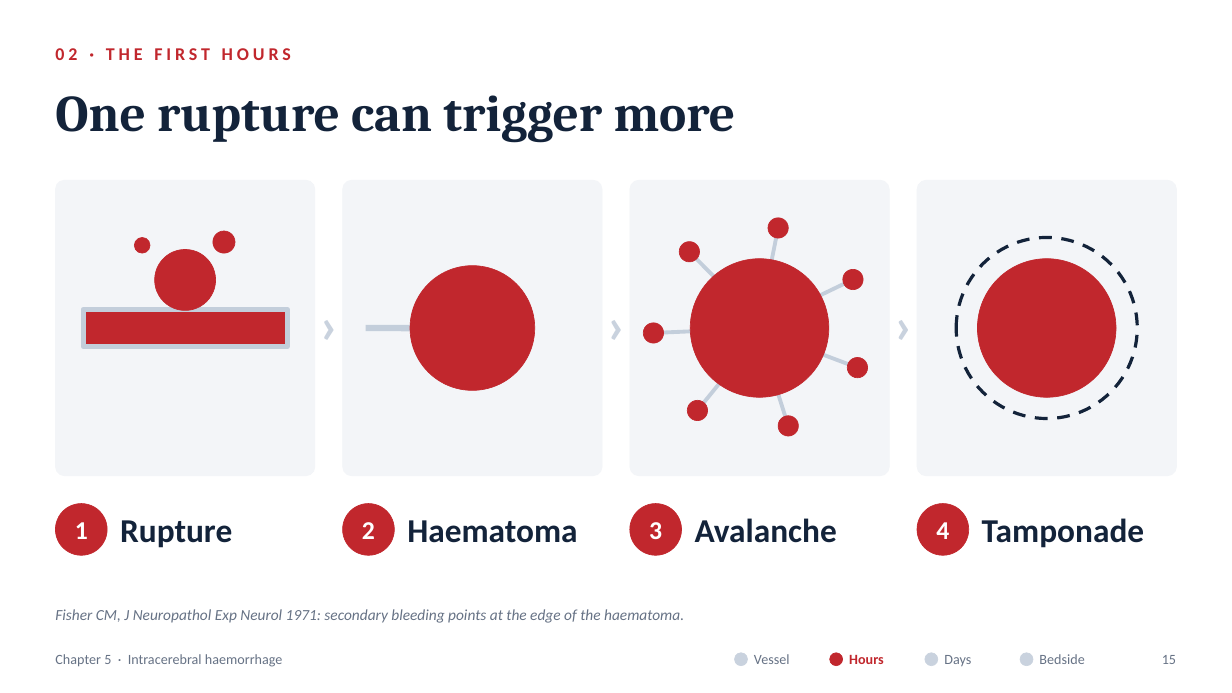
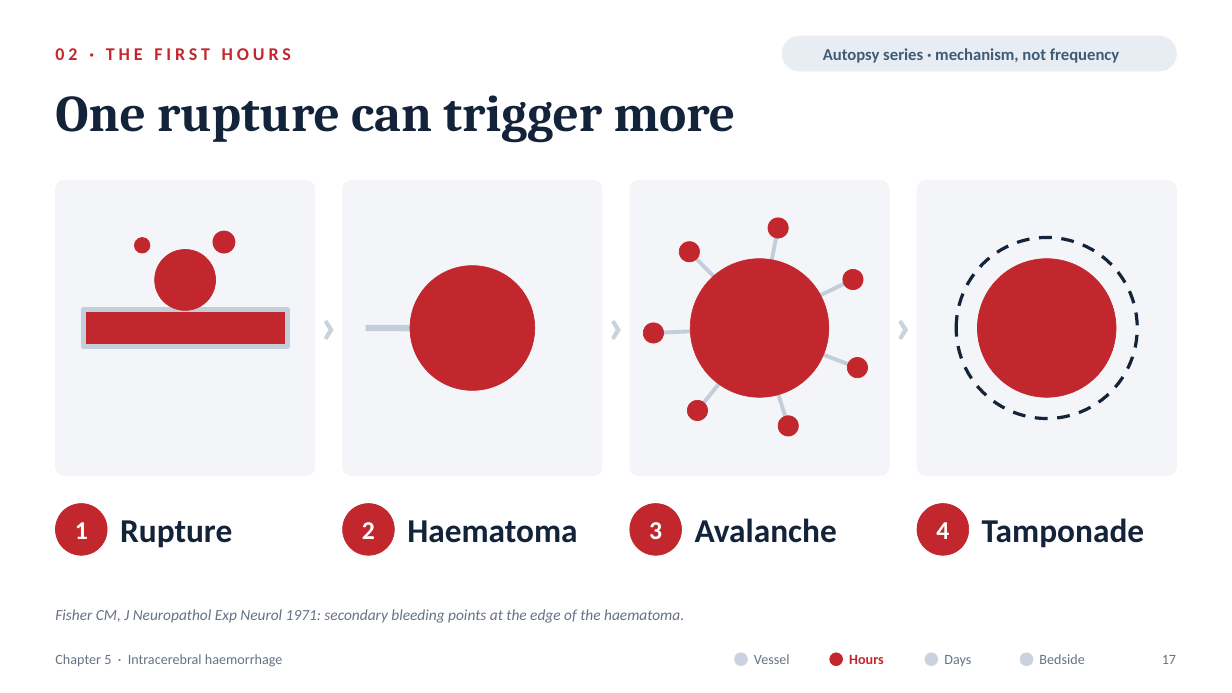
Before and after one commit to fredtom1/fred-Tom-, a slide deck: slide 17 of Chapter5_ICH_Pathophysiology.pptx (slide 15 before the commit). Drawn at 1232x693 pixels with LibreOffice and Linux fonts; fonts in the diff are those of the drawing; background and template pictures are left out. Boxes give left, top, right and bottom in pixels: in the first picture for what was removed or moved away, otherwise in the second. Text is boxed around its words. In the diff, an @@ line names an element or a change of style, - is before the commit and + after.

```diff
--- a/Chapter5_ICH_Pathophysiology.pptx
+++ b/Chapter5_ICH_Pathophysiology.pptx
@@ rounded rectangle added at [782,36,1177,71], fill #E8EDF3, outline #E8EDF3 0.5 pt @@
@@ text added at [823,48,1119,63], 13 pt, text #3E5C76, bold @@
+Autopsy series · mechanism, not frequency
@@ text at [1162,655,1176,664]: text changed @@
-15
+17
```
Also in this commit, not shown: 25 other slides changed, 7 slides added, 16 other files.
